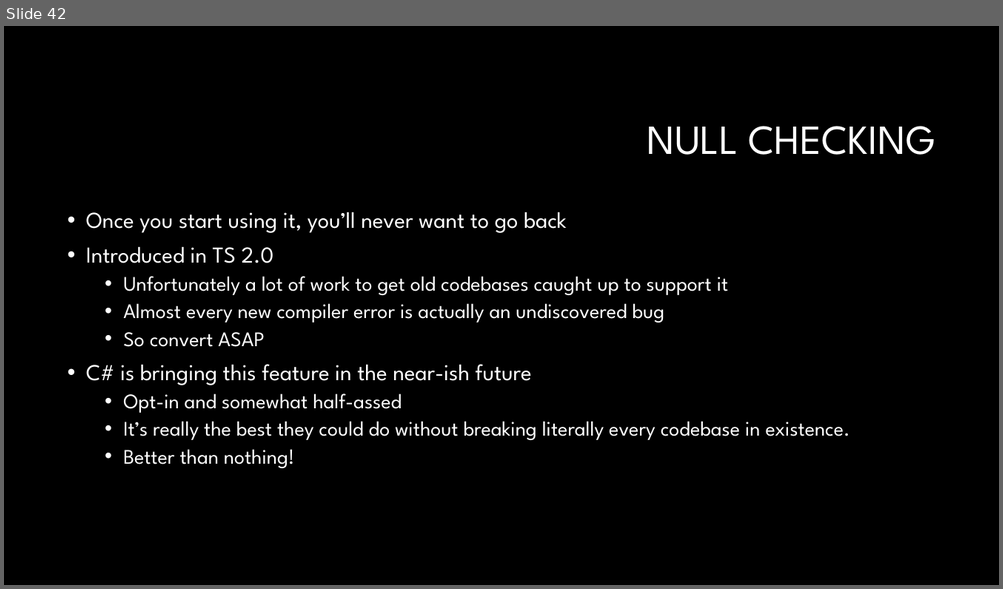
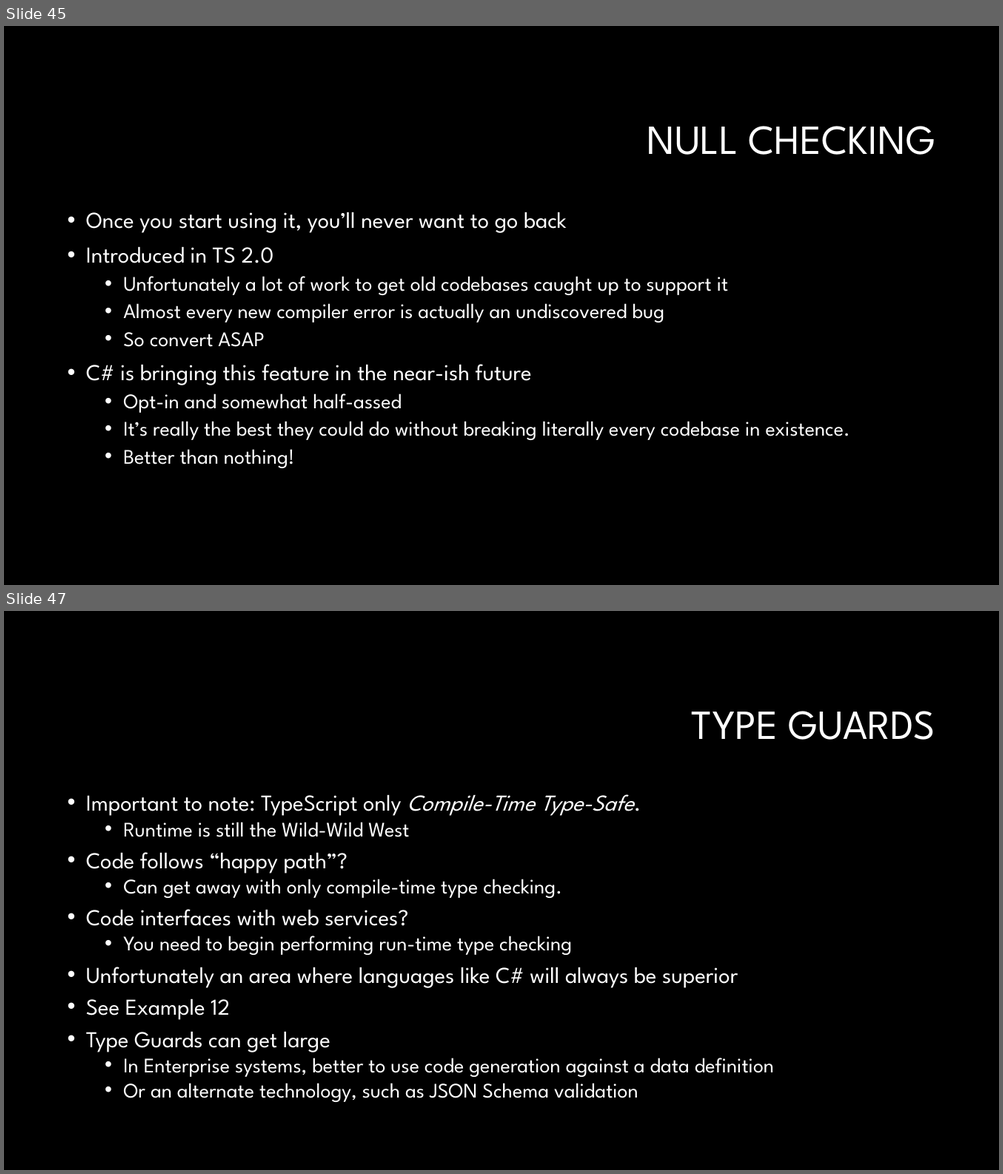
Before and after one commit to RonPenton/intro-to-typescript, a slide deck: Web development with Typescript.pptx. Shown one above the other, each under a label of ours: slide 42 before the commit, slides 45 and 47 after it; the slides between them are not shown. The pictures are 1003x589 and 1003x1174 pixels, drawn with LibreOffice and Linux fonts; fonts in the diff are those of the drawing; background and template pictures are left out. Boxes give left, top, right and bottom in pixels: in the first picture for what was removed or moved away, otherwise in the second. Text is boxed around its words. In the diff, an @@ line names an element or a change of style, - is before the commit and + after.

Commit message:
Generics and Type Guards

```diff
--- a/Web development with Typescript.pptx
+++ b/Web development with Typescript.pptx
@@ slide 47 added at [4, 611, 999, 1170], background #000000 @@
@@ title added at [691, 711, 935, 740], 40 pt, text #FFFFFF @@
+TYPE GUARDS
@@ text added at [86, 795, 774, 1102], 20 pt, text #FFFFFF @@
+• Important to note: TypeScript only Compile-Time Type-Safe.
+  • Runtime is still the Wild-Wild West
+• Code follows “happy path”?
+  • Can get away with only compile-time type checking.
+• Code interfaces with web services?
+  • You need to begin performing run-time type checking
+• Unfortunately an area where languages like C# will always be superior
+• See Example 12
+• Type Guards can get large
+  • In Enterprise systems, better to use code generation against a data definition
+  • Or an alternate technology, such as JSON Schema validation
@@ what was slide 42 is now slide 45 @@
```
Also in this commit, not shown: 4 other slides added, 14 other files.
